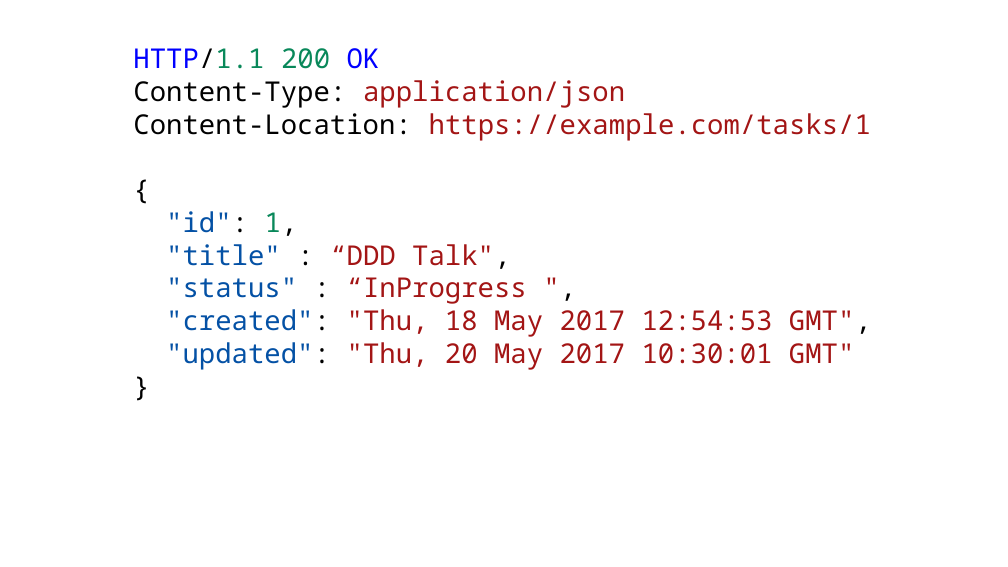
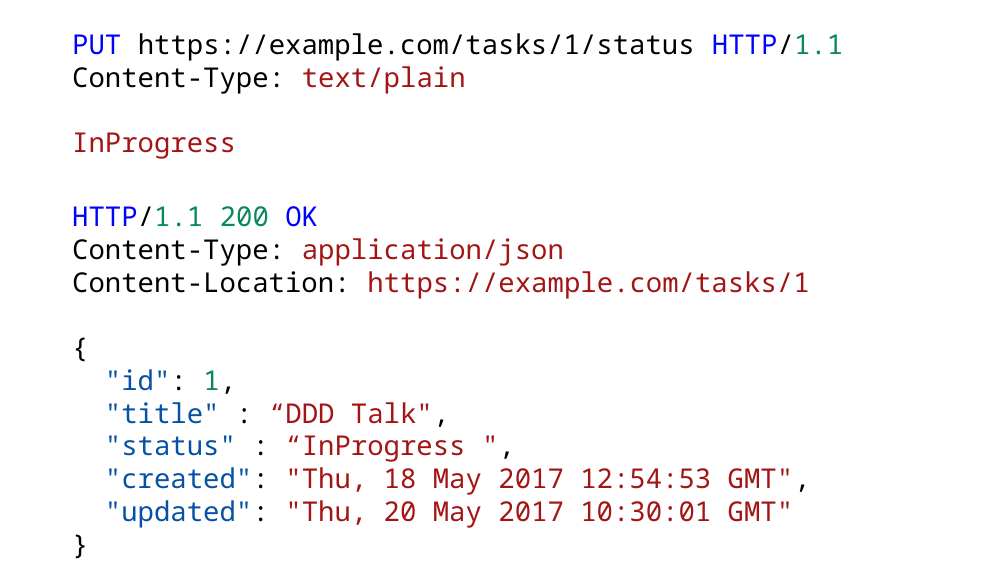
Before and after one commit to holytshirt/httpapipatterns, a slide deck: slide 24 of http api patterns.pptx (slide 25 before the commit). Drawn at 1008x567 pixels with LibreOffice and Linux fonts; fonts in the diff are those of the drawing. Boxes give left, top, right and bottom in pixels: in the first picture for what was removed or moved away, otherwise in the second. Text is boxed around its words. In the diff, an @@ line names an element or a change of style, - is before the commit and + after.

```diff
--- a/http api patterns.pptx
+++ b/http api patterns.pptx
@@ text added at (72,33,843,159), 26 pt, text #000000 @@
+PUT https://example.com/tasks/1/status HTTP/1.1
+Content-Type: text/plain
+InProgress
@@ text "HTTP/1.1 200 OK": place and size @@
-text "HTTP/1.1 200 OK" at (133,48,872,370)
+text "HTTP/1.1 200 OK" at (72,206,811,528)
```
Also in this commit, not shown: 3 other slides changed, 1 slide removed.
